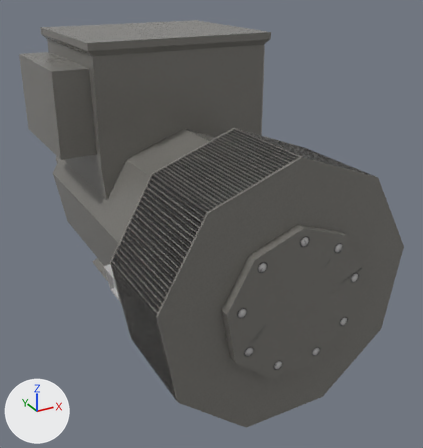
The FBX model Assets/Rivers/Models/generator.fbx: old version first, new version second.
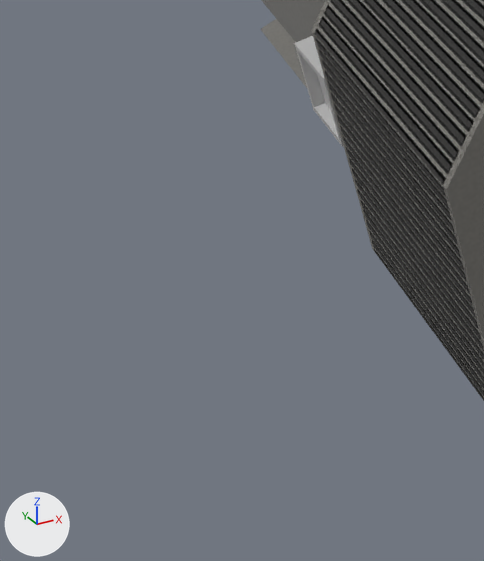
There are two pictures of each version: one whole from a camera (50 mm lens) standing at (-1.85, -3.8, 2.7) and looking at (0.17, -0.13, 0.86), one close up on the part from 0% to 40% of the width and 56% to 100% of the height. The axes (+X, +Y, +Z) are drawn at lower left. The lights are the same throughout. Where no turn or scale is listed for an object, it has been applied to the vertices.

Objects in the first close-up: 'Generator', 'Grate_plates', 'Socket'.
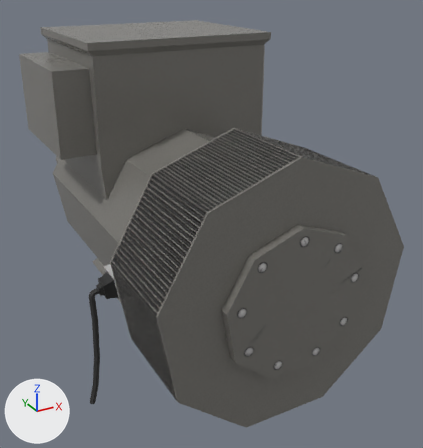
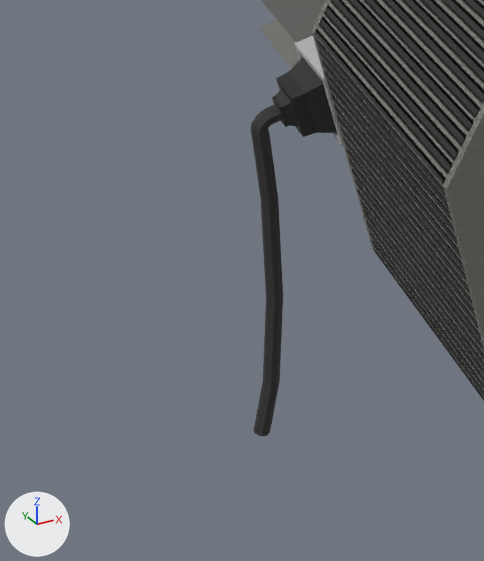
Commit message: generator cable update
de generator heeft nu een kabel die door de grond heen gaat

Location of each change, (x1, y1, x2, y2) in pixels of the close-ups (484 x 561 px):
'Cable', added (black)
    after: (251, 104, 283, 436)
'Plug', added (black)
    after: (272, 57, 337, 137)

Diff of the bpy script that builds the scene:
```diff
--- a/Assets/Rivers/Models/generator.fbx.py
+++ b/Assets/Rivers/Models/generator.fbx.py
@@ img_perlin_black_png @@
+img_perlin_black_png = load_image('perlin_black.png', '_unpacked/perlin_black.png', 1024, 1024, 'sRGB')
@@ mat_material_006 @@
+mat_material_006 = principled_material('Material.006')
+mat_material_006.base_color = (0.0311, 0.0311, 0.0311)  # black #313131
+mat_material_006.roughness = 0.752
@@ mat_material_007 @@
+mat_material_007 = principled_material('Material.007')
+mat_material_007.texture = img_perlin_black_png  # with its transparency
+mat_material_007.roughness = 0.524
@@ me_cylinder_007 @@
+me_cylinder_007.from_pydata(...)  # 168 vertices, 156 faces; spans x -1.02..-0.88, y -0.494..-0.445, z -1.064..-0.158
+me_cylinder_007.materials.append(mat_material_006)  # black #313131
@@ me_cylinder_006 @@
+me_cylinder_006.from_pydata(...)  # 32 vertices, 30 faces; spans x -0.889..-0.759, y -0.549..-0.383, z -0.237..-0.077
+me_cylinder_006.materials.append(mat_material_007)  # picture img_perlin_black_png
@@ ob_cable @@
+ob_cable = bpy.data.objects.new('Cable', me_cylinder_007)
+ob_cable.location = (0.013, 0.0, 0.906)
@@ ob_plug @@
+ob_plug = bpy.data.objects.new('Plug', me_cylinder_006)
+ob_plug.location = (0.013, 0.0, 0.906)
```
